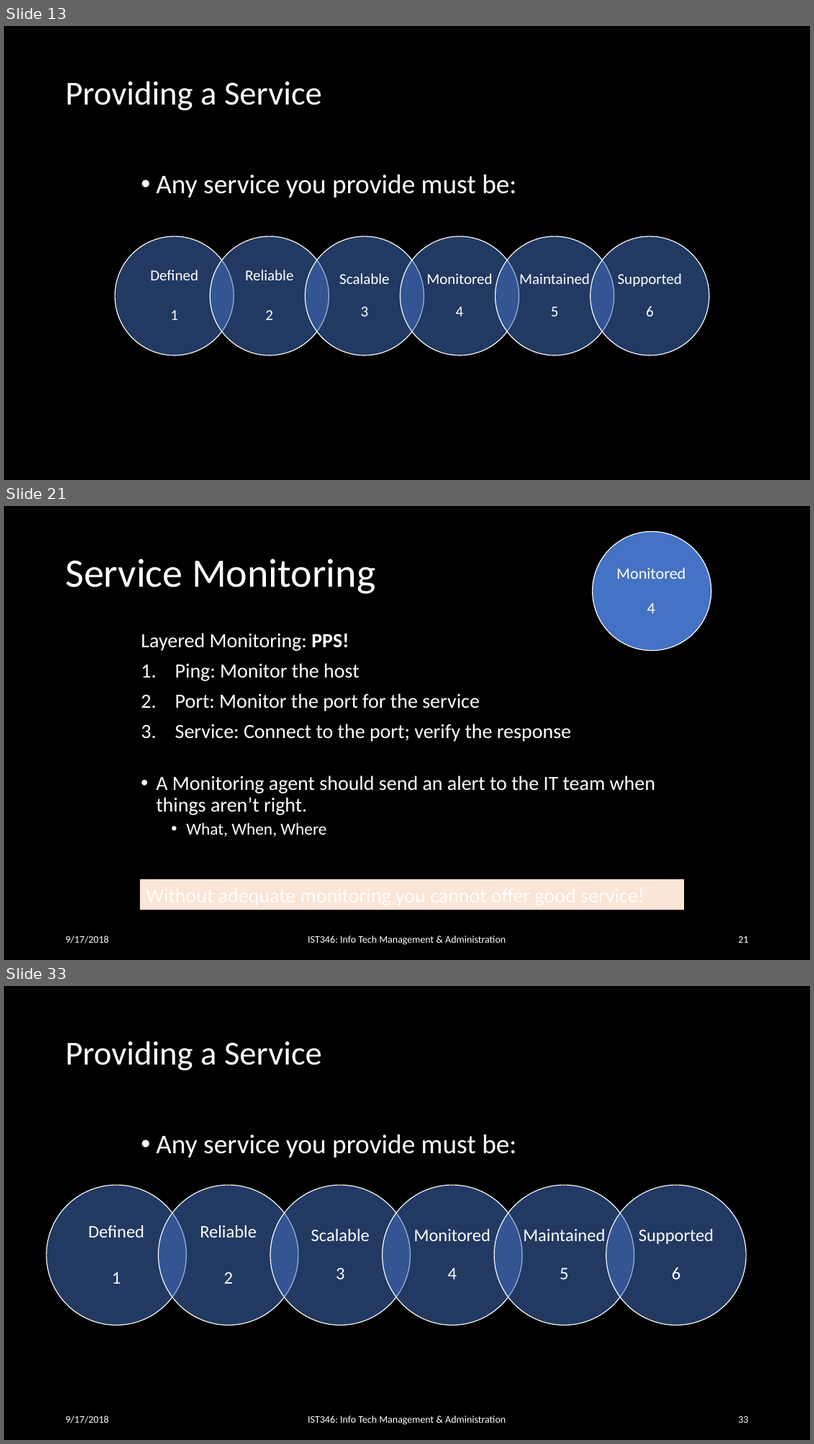
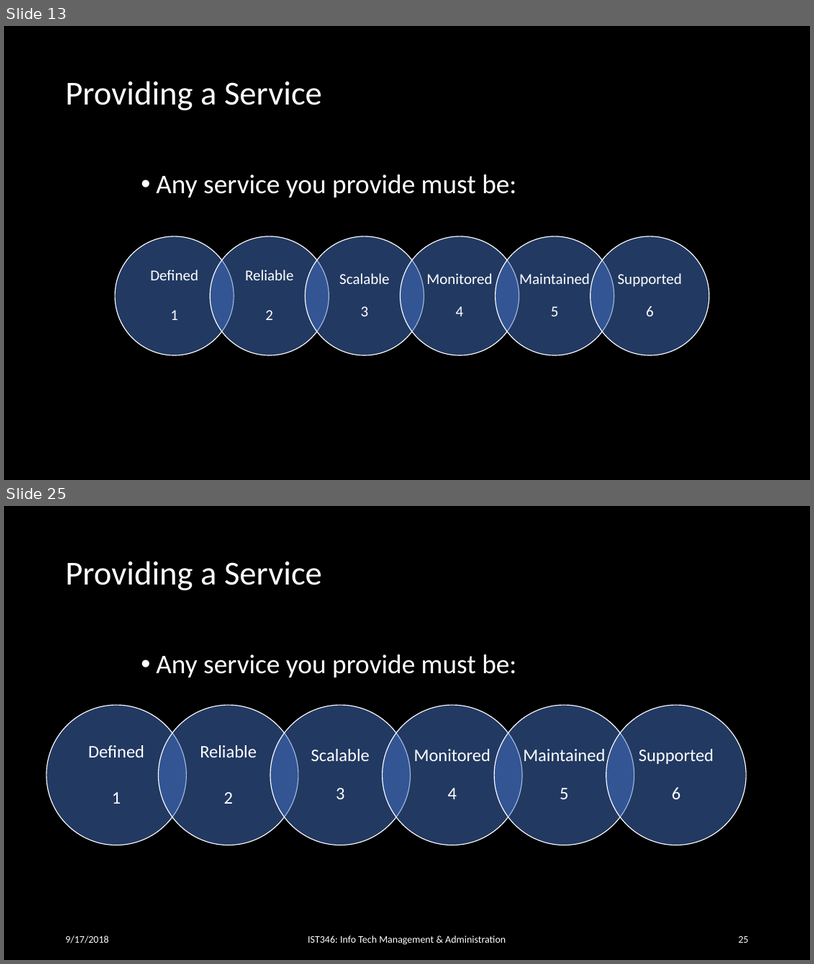
Before and after one commit to orstewar/ist346-content, a slide deck: content/10-services-monitoring-logging.pptx. Shown one above the other, each under a label of ours: slides 13, 21 and 33 before the commit, slides 13 and 25 after it; the slides between them are not shown. The pictures are 814x1444 and 814x964 pixels, drawn with LibreOffice and Linux fonts; fonts in the diff are those of the drawing. Boxes give left, top, right and bottom in pixels: in the first picture for what was removed or moved away, otherwise in the second. Text is boxed around its words. In the diff, an @@ line names an element or a change of style, - is before the commit and + after.

```diff
--- a/content/10-services-monitoring-logging.pptx
+++ b/content/10-services-monitoring-logging.pptx
@@ slide 21 removed at [4, 506, 810, 960], background #000000 @@
@@ ellipse removed at [593, 531, 712, 651] @@
@@ title removed at [65, 559, 376, 594] @@
-Service Monitoring
@@ text removed at [617, 567, 686, 613] @@
-Monitored
-4
@@ text removed at [141, 633, 656, 836] @@
-Layered Monitoring: PPS!
-1. Ping: Monitor the host
-2. Port: Monitor the port for the service
-3. Service: Connect to the port; verify the response
-• A Monitoring agent should send an alert to the IT team when things aren’t right.
-  • What, When, Where
@@ rectangle removed at [140, 879, 684, 909] @@
@@ text removed at [65, 935, 108, 943] @@
-9/17/2018
@@ text removed at [308, 935, 506, 944] @@
-IST346: Info Tech Management & Administration
@@ page number removed at [738, 936, 748, 942] @@
-21
@@ what was slide 33 is now slide 25 @@
@@ page number at [738, 936, 748, 942]: text changed @@
-33
+25
```
Also in this commit, not shown: 14 slides changed, 1 slide added, 10 other slides removed, 2 other files.
